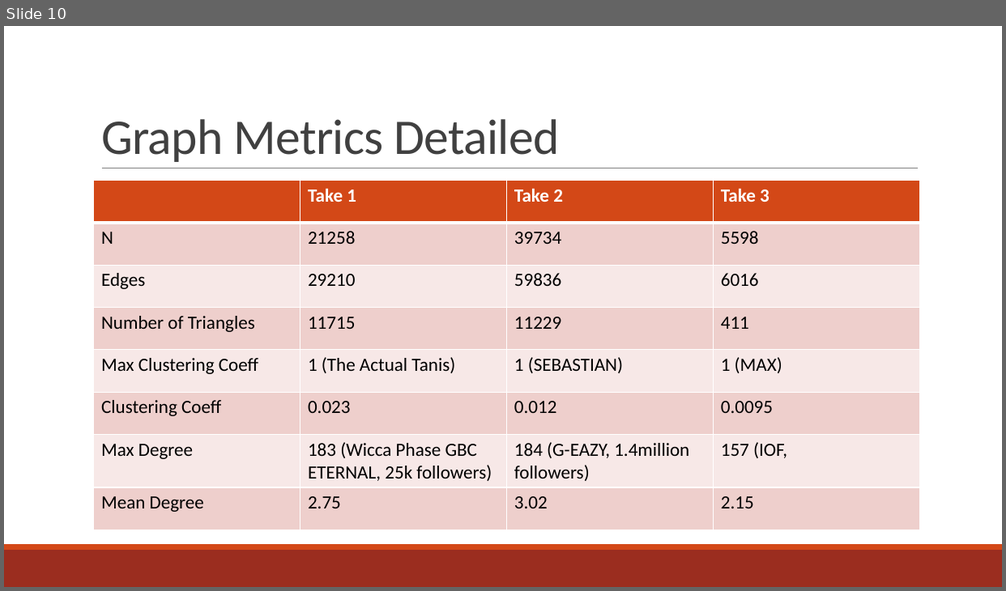
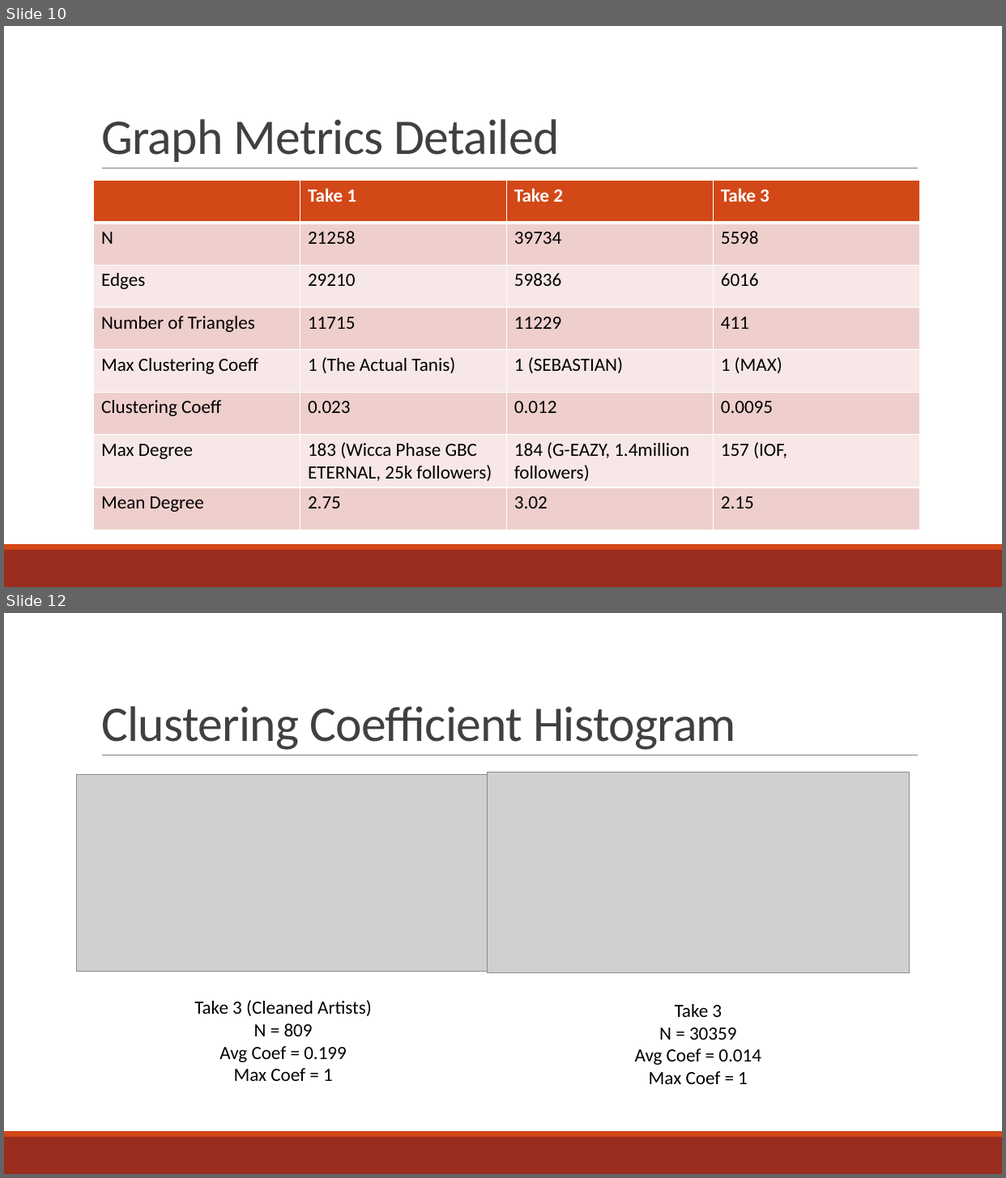
Before and after one commit to godleyanchor/soundcloud_crawler, a slide deck: Presentation.pptx. Shown one above the other, each under a label of ours: slide 10 before the commit, slides 10 and 12 after it; the slides between them are not shown. The pictures are 1006x591 and 1006x1178 pixels, drawn with LibreOffice and Linux fonts; fonts in the diff are those of the drawing; grey boxes stand for pictures. Boxes give left, top, right and bottom in pixels: in the first picture for what was removed or moved away, otherwise in the second. Text is boxed around its words. In the diff, an @@ line names an element or a change of style, - is before the commit and + after.

```diff
--- a/Presentation.pptx
+++ b/Presentation.pptx
@@ slide 12 added at bbox=[4, 613, 1002, 1174], background #FFFFFF; not listed: 3 template elements that a slide beside it also shows @@
@@ title added at bbox=[101, 706, 736, 750], 48 pt, text #404040 @@
+Clustering Coefficient Histogram
@@ picture added at bbox=[77, 774, 491, 971] @@
@@ picture added at bbox=[487, 773, 909, 973] @@
@@ text added at bbox=[194, 1000, 372, 1081], 18 pt, text #000000 @@
+Take 3 (Cleaned Artists)
+N = 809
+Avg Coef = 0.199
+Max Coef = 1
@@ text added at bbox=[635, 1004, 761, 1084], 18 pt, text #000000 @@
+Take 3
+N = 30359
+Avg Coef = 0.014
+Max Coef = 1
```
Also in this commit, not shown: 2 slides changed, 3 other slides added, 10 other files.
